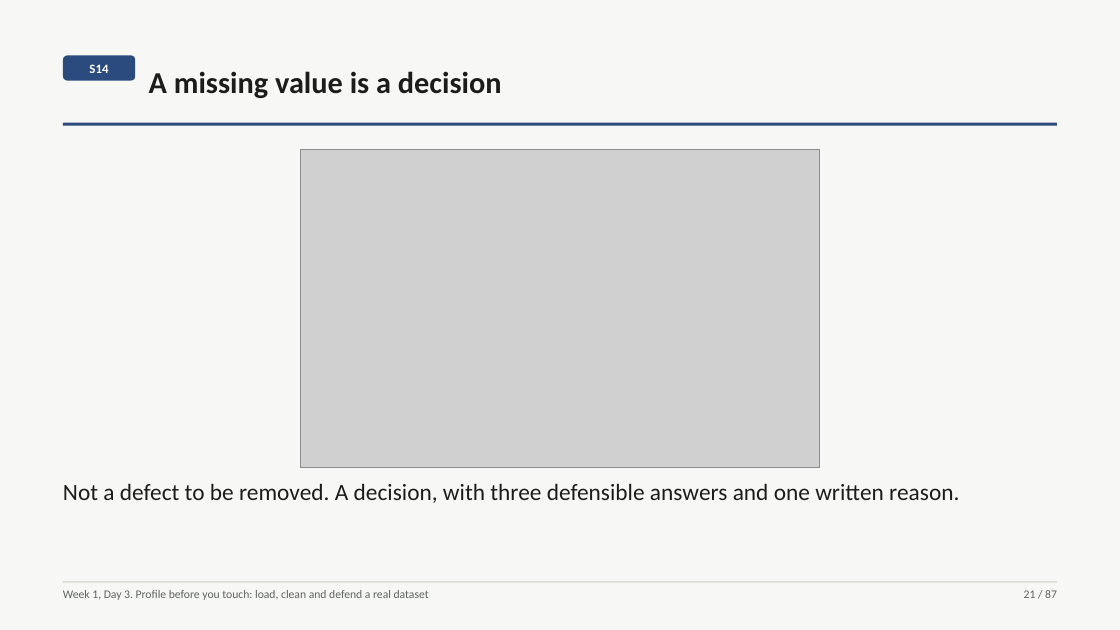
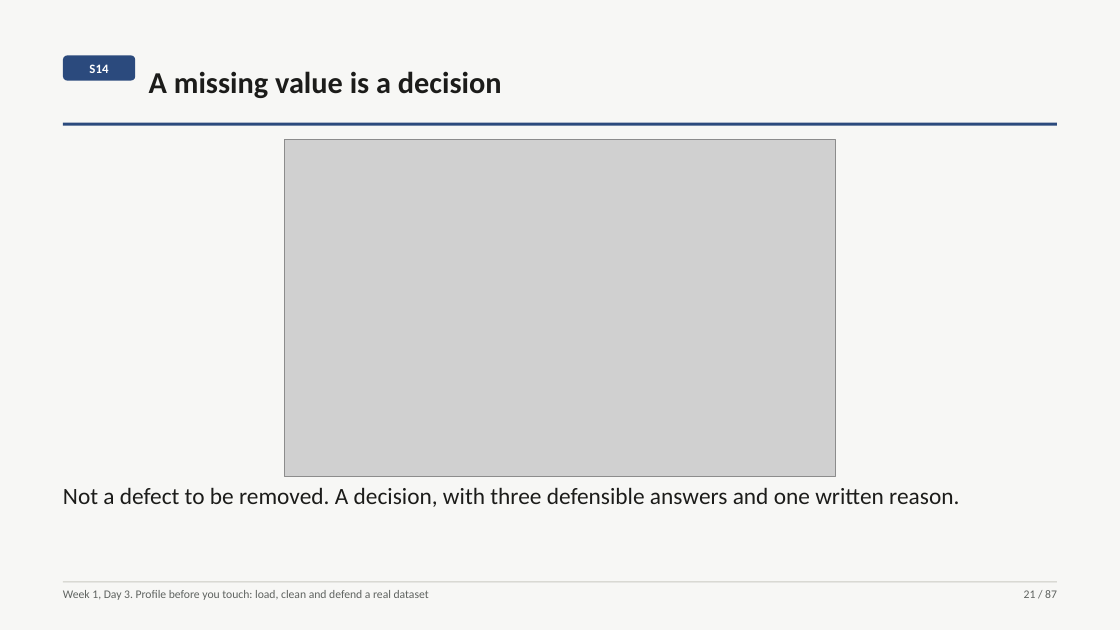
Before and after one commit to fde-academy-lab/c2-content-factory, a slide deck: slide 21 of content/W01/D3/slides/C2_W01_D03_deck_STUDENT.pptx. Drawn at 1120x630 pixels with LibreOffice and Linux fonts; fonts in the diff are those of the drawing; grey boxes stand for pictures. Boxes give left, top, right and bottom in pixels: in the first picture for what was removed or moved away, otherwise in the second. Text is boxed around its words. In the diff, an @@ line names an element or a change of style, - is before the commit and + after.

```diff
--- a/content/W01/D3/slides/C2_W01_D03_deck_STUDENT.pptx
+++ b/content/W01/D3/slides/C2_W01_D03_deck_STUDENT.pptx
@@ picture: place and size @@
-picture at [300, 150, 820, 467]
+picture at [284, 139, 835, 476]
@@ text "Not a defect to be ...": place and size @@
-text "Not a defect to be ..." at [63, 483, 959, 503]
+text "Not a defect to be ..." at [63, 487, 959, 507]
```
Also in this commit, not shown: 4 other slides changed, 23 other files.
